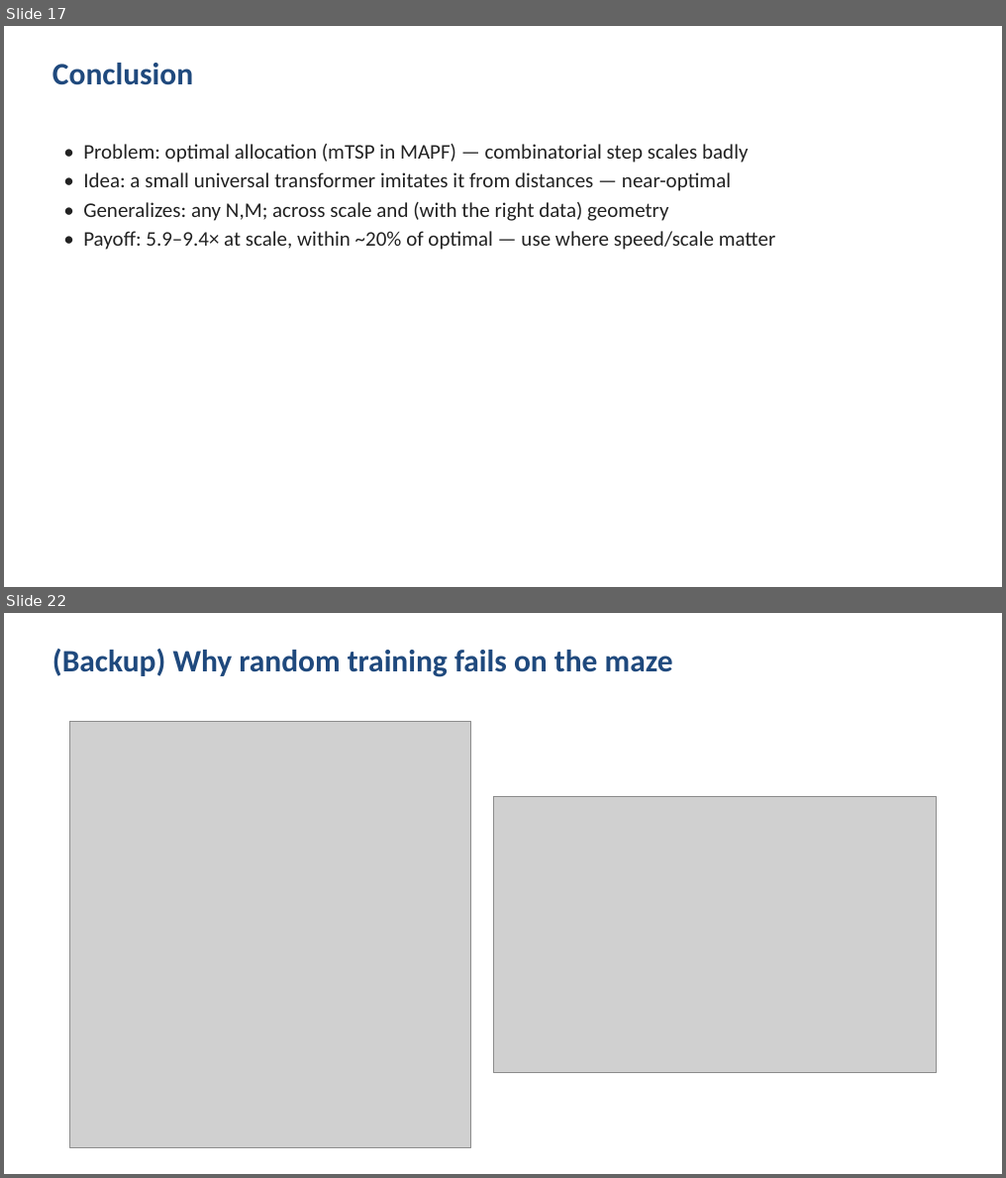
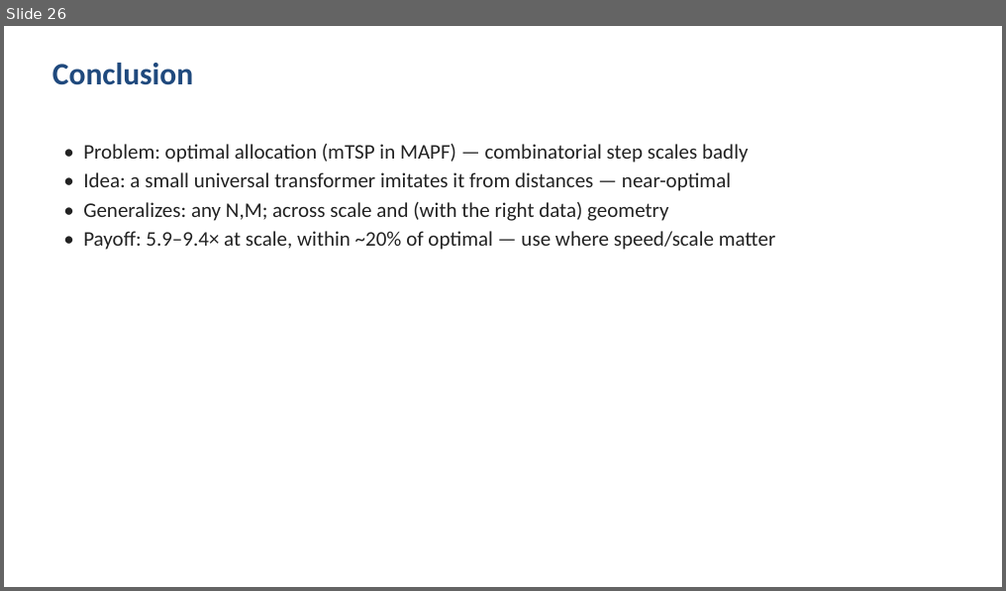
Before and after one commit to Dayan135/Neural_MCPF_Allocation, a slide deck: presentation/slides_claude.pptx. Shown one above the other, each under a label of ours: slides 17 and 22 before the commit, slide 26 after it; the slides between them are not shown. The pictures are 1006x1178 and 1006x591 pixels, drawn with LibreOffice and Linux fonts; fonts in the diff are those of the drawing; grey boxes stand for pictures. Boxes give left, top, right and bottom in pixels: in the first picture for what was removed or moved away, otherwise in the second. Text is boxed around its words. In the diff, an @@ line names an element or a change of style, - is before the commit and + after.

```diff
--- a/presentation/slides_claude.pptx
+++ b/presentation/slides_claude.pptx
@@ slide 22 removed at [4,613,1002,1174], background #FFFFFF @@
@@ text removed at [53,649,673,677] @@
-(Backup) Why random training fails on the maze
@@ picture removed at [70,722,471,1149] @@
@@ picture removed at [494,796,937,1073] @@
@@ what was slide 17 is now slide 26 @@
```
Also in this commit, not shown: 7 slides changed, 11 slides added, 4 other slides removed, 20 other files.
